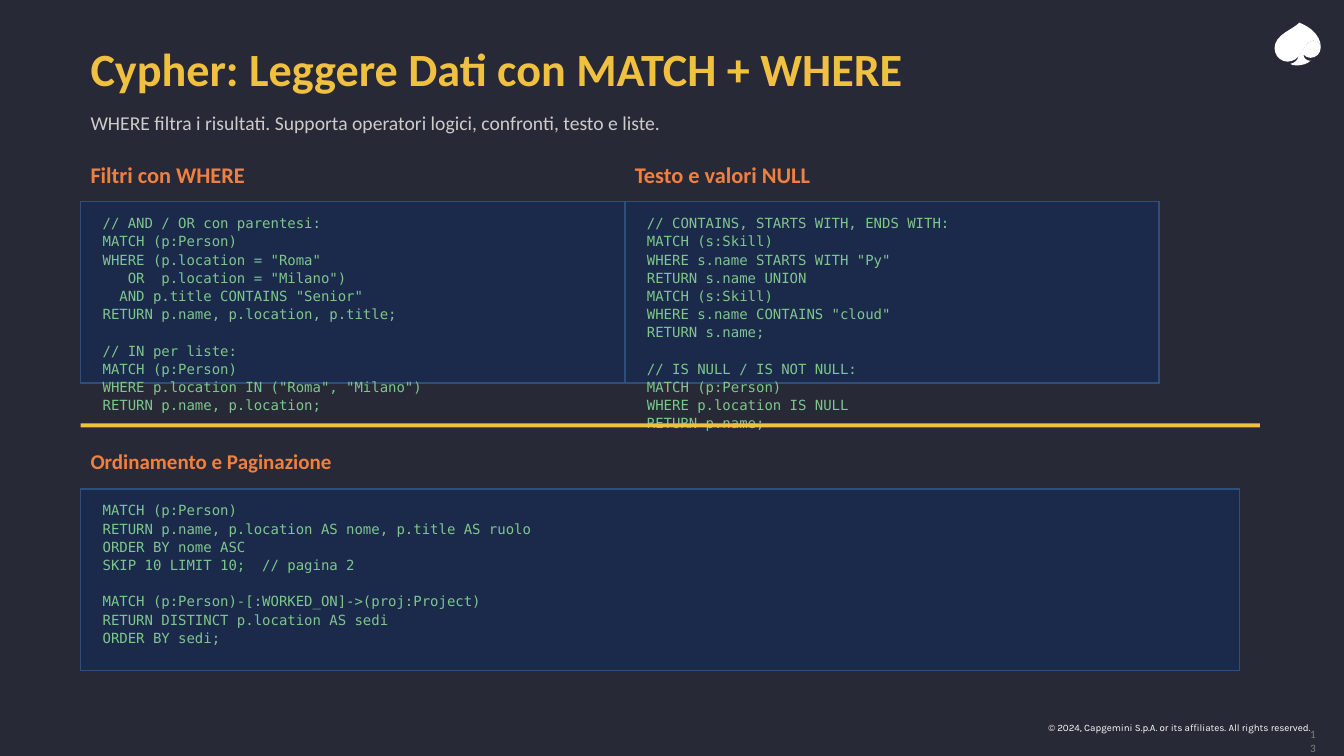
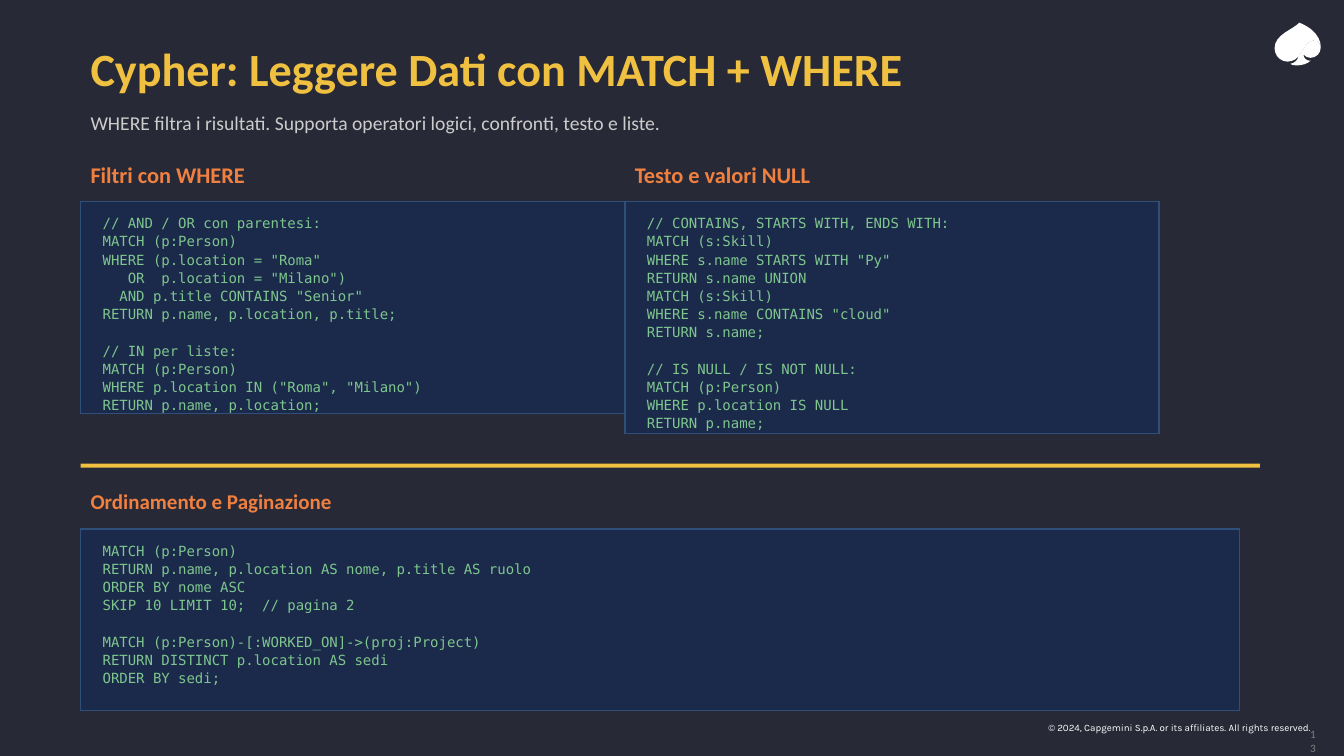
Before and after one commit to leobcc/neo4j-training-course-material, a slide deck: slide 13 of slides/session-01/session-01.pptx. Drawn at 1344x756 pixels with LibreOffice and Linux fonts; fonts in the diff are those of the drawing. Boxes give left, top, right and bottom in pixels: in the first picture for what was removed or moved away, otherwise in the second. Text is boxed around its words. In the diff, an @@ line names an element or a change of style, - is before the commit and + after.

Commit message:
Session 1: resize all code/text boxes to fit content (no overflow)

```diff
--- a/slides/session-01/session-01.pptx
+++ b/slides/session-01/session-01.pptx
@@ rectangle: place and size @@
-rectangle at [81, 202, 635, 383]
+rectangle at [81, 202, 635, 413]
@@ rectangle: place and size @@
-rectangle at [625, 202, 1159, 383]
+rectangle at [625, 202, 1159, 434]
@@ 2 texts, 2 rectangles: place and size @@
-2 texts, 2 rectangles at [81, 423, 1260, 670]
+2 texts, 2 rectangles at [81, 464, 1260, 711]
```
Also in this commit, not shown: 9 other slides changed.
